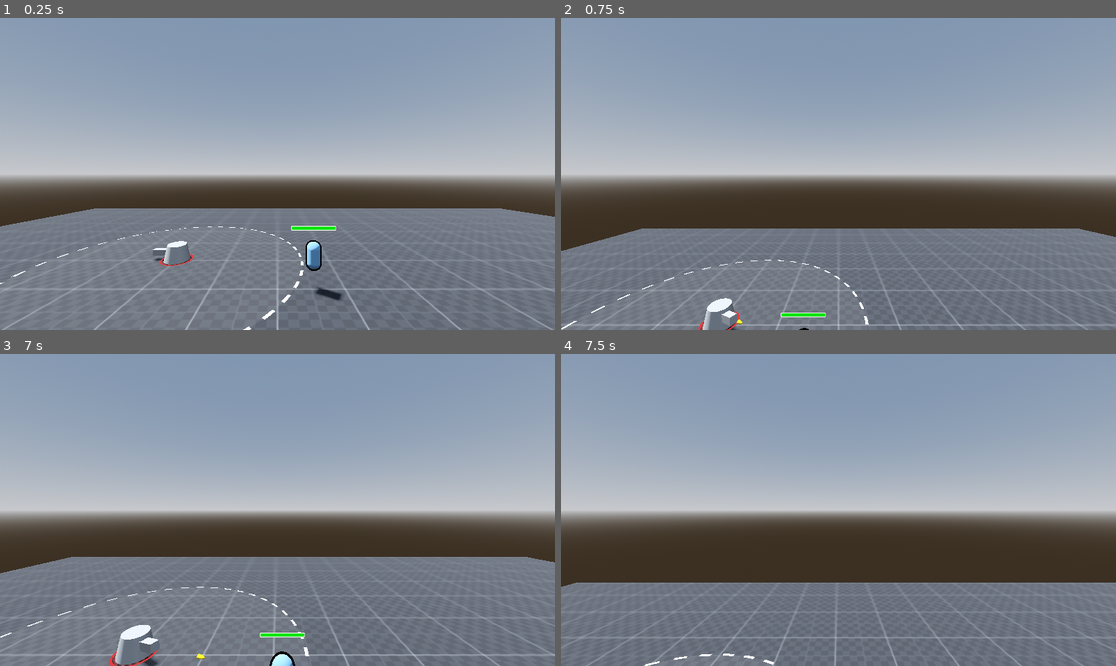
Above: before the commit, frames 1-4 (two rows, left to right).
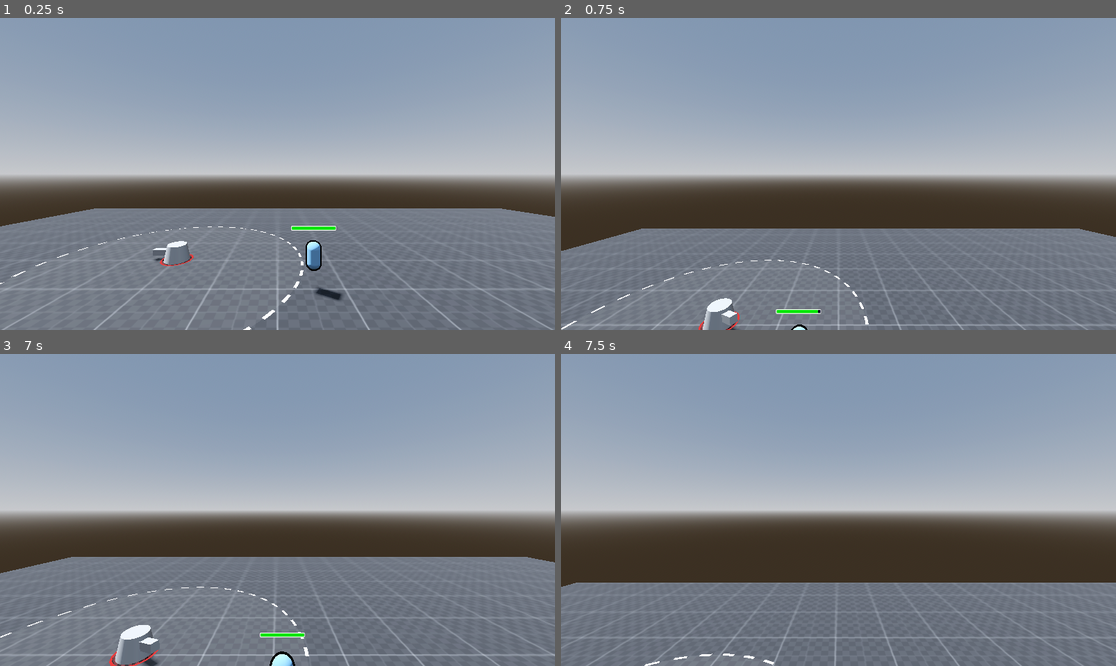
Above: after the commit, the same moments.

Repository: Acux-Dev/tdmonsters
Game: Godot game, scene res://Scenes/Terrain/testTerrain.tscn
Same seed, same stepped clock (60 frames per second), same inputs: the game is played once before the commit and once after it. The project has no main scene, so this scene is started directly.
Inputs (mouse positions are in pixels of both pictures, inside the frame that each line leads up to):
- Up to frame 1 (0.25 s): no input
- Up to frame 2 (0.75 s): tap Enter (ui_accept) at 0.5 s; move the mouse to (866, 174) at 0.52 s; press the mouse at (866, 174) at 0.53 s; hold W (forward) from 0.53 s (still down)
- Up to frame 3 (7 s): tap Enter (ui_accept) at 0.77, 1.52, 2.75, 3.02, 3.77, 4.52, 5.75, 6.02, 6.77 s; move the mouse to (249, 510) at 1.27 s; release the mouse at (249, 510) at 1.28 s; tap Ctrl (crouch) at 1.35 s; move the mouse to (288, 503) at 2.02 s; hold Alt (free_look) 2.03-2.78 s; move the mouse to (271, 516) at 2.77 s; tap Shift (sprint) at 2.85 s; click (271, 516) at 2.92 s; tap F1 (debug_reset) at 3.5, 6.5 s; move the mouse to (316, 513) at 3.52 s; tap O at 3.6 s; move the mouse to (233, 506) at 4.27 s; tap U at 4.35 s; move the mouse to (283, 510) at 5.02 s; tap Tab at 5.1 s; click (283, 510) at 5.17 s; move the mouse to (255, 503) at 5.77 s; release W (forward) at 5.78 s; hold D (right) 5.78-6.53 s; click (255, 503) at 5.85 s; move the mouse to (305, 510) at 6.52 s; hold W (forward) from 6.53 s (still down); hold Ctrl (crouch) from 6.53 s (still down)
- Up to frame 4 (7.5 s): keep holding W (forward); move the mouse to (810, 510) at 7.27 s; release Ctrl (crouch) at 7.28 s; tap Alt (free_look) at 7.35 s; click (810, 510) at 7.42 s

Frame 1 is identical in both runs. In frame 2, 0.3% of the frame differs, in the area x 28-48%, y 93-100%; in frame 3, less than 0.1%; in frame 4, nothing differs.

Commit message:
tower not needing to shoot bullets for damage

Diff:
--- a/Scenes/Towers/SimpleTower/simple_tower.gd
+++ b/Scenes/Towers/SimpleTower/simple_tower.gd
@@ -1,3 +1,4 @@
+@tool
 extends StaticBody3D
 
 var bullet = preload("res://Scenes/Assets/Bullet/bullet.tscn")
@@ -19,12 +20,13 @@
 			get_node("BulletContainer").get_child(i).queue_free()
 
 func shoot():
-	var temp_bullet = bullet.instantiate()
-	temp_bullet.rotation = Vector3($Tower/TowerBody/RotationPoint.rotation.x, $Tower/TowerBody.rotation.y, 0)
-	temp_bullet.target = current_target
-	temp_bullet.bullet_damage = bullet_damage
-	get_node("BulletContainer").add_child(temp_bullet)
-	temp_bullet.global_position = $Tower/TowerBody/RotationPoint/temp_front_look/AimingPoint.global_position
+	current_target.take_damage(bullet_damage)
+	#var temp_bullet = bullet.instantiate()
+	#temp_bullet.rotation = Vector3($Tower/TowerBody/RotationPoint.rotation.x, $Tower/TowerBody.rotation.y, 0)
+	#temp_bullet.target = current_target
+	#temp_bullet.bullet_damage = bullet_damage
+	#get_node("BulletContainer").add_child(temp_bullet)
+	#temp_bullet.global_position = $Tower/TowerBody/RotationPoint/temp_front_look/AimingPoint.global_position
 
 func choose_target(_current_targets):
 	var temp_array = _current_targets
